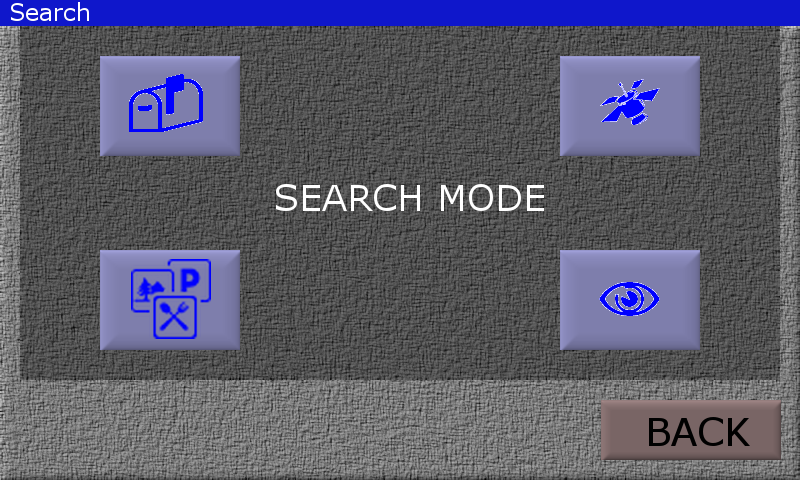
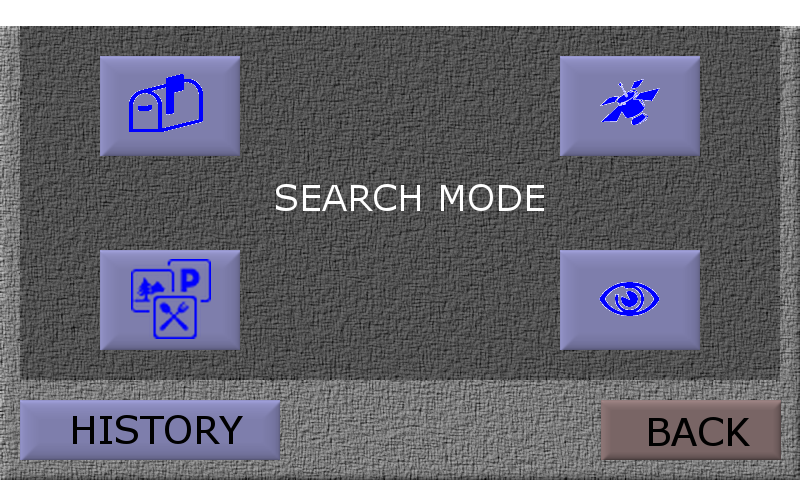
Comparing the layer stacks of the two 800x480 images. Changes:
hid group "Header" (2 layers) over [0, 0, 800, 26]
hid group "Miscellaneous" (11 layers) over [108, 400, 280, 460]
removed group "texts" (2 layers) over [276, 400, 280, 446]
added layer "historyText" above "history" over [73, 415, 243, 444]
added layer "history" above "search-by-freetext" over [20, 400, 280, 460]
